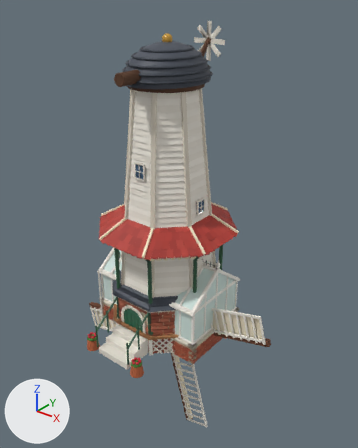
One commit to the glTF model 3d/models/decor.glb: the scene before it, then after it.
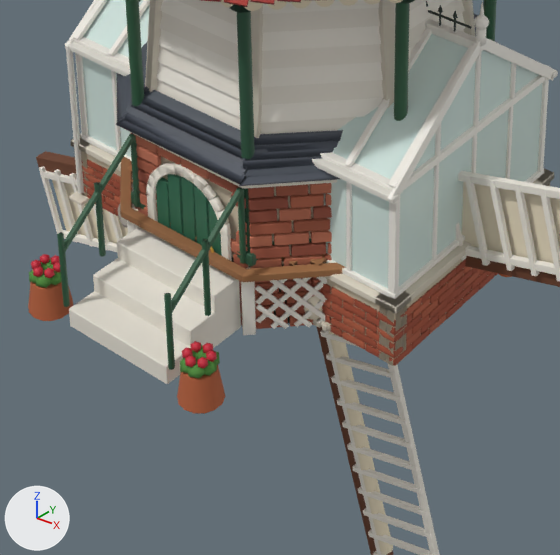
Old and new are each drawn whole from a 50 mm camera at (6.86, -8.13, 7.93) aimed at (0.15, 0.26, 2.74) and again close up on the part from 22% to 67% of the width and 58% to 94% of the height. The axes (+X, +Y, +Z) are drawn at lower left. The lights are the same throughout. The first two pictures are the older version. Where no turn or scale is listed for an object, it has been applied to the vertices.

In view in the first close-up: 'bandstand', 'greenhouse', 'sails', 'windmill' and 1 more.
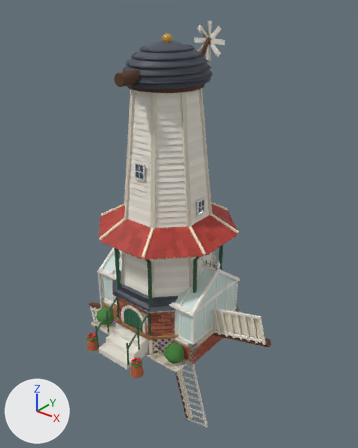
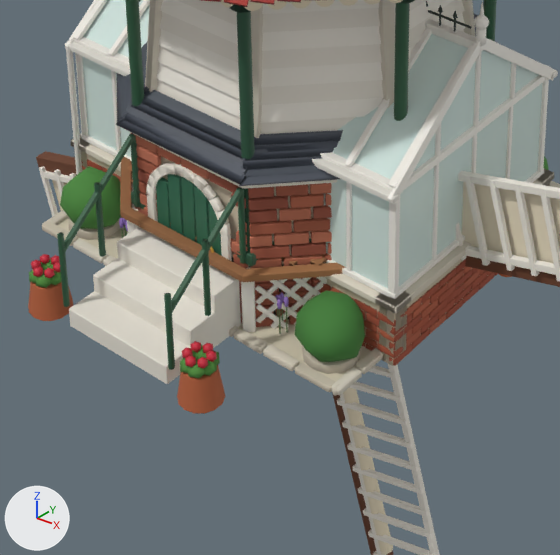
What differs and where, as boxes (x1, y1, x2, y2) in the close-ups (560 x 555 px):
'fountain', added
    after: (42, 156, 560, 396)

The change, as a diff of the scene's bpy script:
```diff
--- a/3d/models/decor.glb.py
+++ b/3d/models/decor.glb.py
@@ me_fountain @@
+me_fountain.from_pydata(...)  # 8590 vertices, 15676 faces; spans x -1.43..1.43, y -1.43..1.43, z -0.9..0.9
+# faces by material slot: [13632, 2044]
+me_fountain.materials.append(mat_matte)
+me_fountain.materials.append(mat_metal)
@@ ob_fountain @@
+ob_fountain = bpy.data.objects.new('fountain', me_fountain)
+ob_fountain.location = (0.0, 0.0, 0.901)
```
